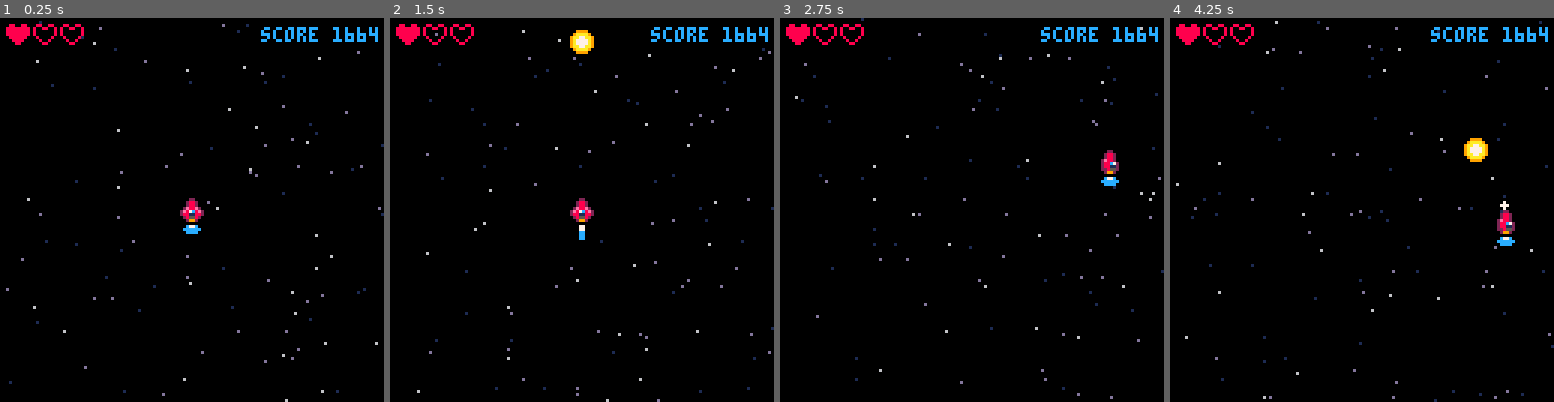
Above: before the commit, frames 1-4 (left to right).
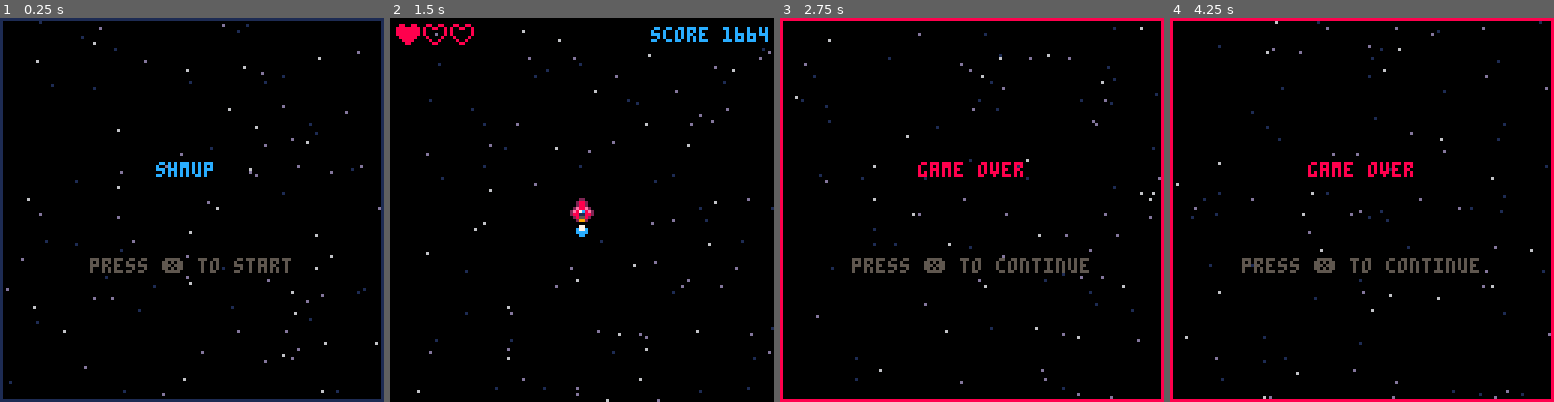
Above: after the commit, the same moments.

Repository: salty-max/shmup
Game: PICO-8 cartridge shmup.p8
Same seed, same stepped clock (60 frames per second), same inputs: the game is played once before the commit and once after it.
Inputs:
- Up to frame 1 (0.25 s): no input
- Up to frame 2 (1.5 s): tap X (X key) at 0.33, 1.07 s; tap O (Z key) at 0.7 s
- Up to frame 3 (2.75 s): hold Right 1.6-2.1 s; tap O (Z key) at 1.7, 2.1, 2.5 s; tap X (X key) at 1.85 s; hold Up 2.15-2.42 s; hold Right from 2.47 s (still down)
- Up to frame 4 (4.25 s): tap O (Z key) every 0.4 s from 2.9 to 4.1 s; tap X (X key) at 2.97, 4.08 s; release Right at 3.03 s; hold Left 3.08-3.58 s; hold Down 3.63-3.97 s; hold Right from 4.02 s (still down)

The runs differ from the first frame. In frame 1, 5.6% of the frame differs, in the area x 0-100%, y 0-100%; in frame 2, 0.4%; in frame 3, 5.9%; in frame 4, 6.3%.

Commit message:
game states

Diff:
--- a/shmup.p8
+++ b/shmup.p8
@@ -2,6 +2,16 @@
 version 33
 __lua__
 function _init()
+	mode = "start"
+	blinkt = 1
+
+	stars = {}
+	init_starfield()
+end
+
+function start_game()
+	mode = "game"
+
 	shipx = 60
 	shipy = 60
 	shipvx = 0
@@ -20,107 +30,33 @@
 	score = 1664
 	maxlives = 3
 	lives = 1
-
-	stars = {}
-
-	init_starfield()
 end
 
 function _update()
-	shipvx = 0
-	shipvy = 0
-	shipspr = 2
-
-	if btn(0) then
-		shipvx = -shipspd
-		shipspr = 1
-	end
-
-	if btn(1) then
-		shipvx = shipspd
-		shipspr = 3
-	end
-
-	if btn(2) then
-		shipvy = -shipspd
-	end
-
-	if btn(3) then
-		shipvy = shipspd
-	end
-
-	-- shoot
-	if btnp(5) then
-		sfx(0)
-		bullx = shipx
-		bully = shipy - 4
-		muzzle = 6
-	end
-
-	shipx += shipvx
-	shipy += shipvy
-
-	bully -= bullspd
-
-	-- animate engine
-	flamespr += 1
-
-	if flamespr > 9 then
-		flamespr = 5
-	end
-
-	-- muzzle flash
-	if muzzle > 0 then
-		muzzle-=1
-	end
-
-	-- stars animation
-	update_starfield()
-
-	if shipx > 127 then
-		shipx = -7
-	end
-
-	if shipx < -7 then
-		shipx = 127
-	end
-
-	if shipy < -7 then
-		shipy = 127
-	end
-
-	if shipy > 127 then
-		shipy = -7
+	blinkt += 1
+
+	if mode == "game" then
+		update_game()
+	elseif mode == "start" then
+		update_start()
+	else
+		update_gameover()
 	end
 end
 
 function _draw()
 	cls(0)
-
-	draw_starfield()
-
-	spr(shipspr, shipx, shipy)
-	spr(flamespr, shipx, shipy + 8)
-
-	spr(16, bullx, bully)
-	if muzzle > 0 then
-		circfill(shipx + 3, shipy - 2, muzzle, 7)
-	end
-
-	local heartspr = 14
-	for i = 1, maxlives do
-		if lives < i then
-			heartspr = 13
-		end
-		spr(heartspr, i * 9 - 7, 2)
-	end
-
-	local scoretext = "score "..score
-	print(scoretext, 127 - (#scoretext * 4), 3, 12)
+	if mode == "game" then
+		draw_game()
+	elseif mode == "start" then
+		draw_start()
+	else
+		draw_gameover()
+	end
 end
 
 -->8
--- starfield
+-- tools
 
 function create_star(x, y, spd, c)
 	local s = {
@@ -159,6 +95,147 @@
 			del(stars, star)
 			create_star(flr(rnd(128)), 0, rnd(1.5) + 0.5)
 		end
+	end
+end
+
+function blink()
+	local ct = {5, 5, 5, 5, 5, 5, 5, 5, 5, 5, 5, 5, 5, 5, 6, 6, 7, 7, 6, 6}
+	if blinkt > #ct then
+		blinkt = 1
+	end
+	return ct[blinkt]
+end
+
+-->8
+-- update
+function update_game()
+	shipvx = 0
+	shipvy = 0
+	shipspr = 2
+
+	if btn(0) then
+		shipvx = -shipspd
+		shipspr = 1
+	end
+
+	if btn(1) then
+		shipvx = shipspd
+		shipspr = 3
+	end
+
+	if btn(2) then
+		shipvy = -shipspd
+	end
+
+	if btn(3) then
+		shipvy = shipspd
+	end
+
+	if btnp(4) then
+		mode = "gameover"
+	end
+
+	-- shoot
+	if btnp(5) then
+		sfx(0)
+		bullx = shipx
+		bully = shipy - 4
+		muzzle = 6
+	end
+
+	shipx += shipvx
+	shipy += shipvy
+
+	bully -= bullspd
+
+	-- animate engine
+	flamespr += 1
+
+	if flamespr > 9 then
+		flamespr = 5
+	end
+
+	-- muzzle flash
+	if muzzle > 0 then
+		muzzle -= 1
+	end
+
+	-- stars animation
+	update_starfield()
+
+	if shipx > 127 then
+		shipx = -7
+	end
+
+	if shipx < -7 then
+		shipx = 127
+	end
+
+	if shipy < -7 then
+		shipy = 127
+	end
+
+	if shipy > 127 then
+		shipy = -7
+	end
+end
+
+function update_start()
+	if btnp(5) then
+		start_game()
+	end
+
+	update_starfield()
+end
+
+function update_gameover()
+	if btnp(5) then
+		start_game()
+	end
+
+	update_starfield()
+end
+
+-->8
+-- draw
+function draw_game()
+	draw_starfield()
+
+	spr(shipspr, shipx, shipy)
+	spr(flamespr, shipx, shipy + 8)
+
+	spr(16, bullx, bully)
+	if muzzle > 0 then
+		circfill(shipx + 3, shipy - 2, muzzle, 7)
+	end
+
+	draw_ui()
+
+	local scoretext = "score "..score
+	print(scoretext, 127 - (#scoretext * 4), 3, 12)
+end
+
+function draw_start()
+	draw_starfield()
+	rect(0, 0, 127, 127, 1)
+	print("shmup", 52, 48, 12)
+	print("press ❎ to start", 30, 80, blink())
+end
+
+function draw_gameover()
+	draw_starfield()
+	rect(0, 0, 127, 127, 8)
+	print("game over", 46, 48, 8)
+	print("press ❎ to continue", 24, 80, blink())
+end
+
+function draw_ui()
+	local heartspr = 14
+	for i = 1, maxlives do
+		if lives < i then
+			heartspr = 13
+		end
+		spr(heartspr, i * 9 - 7, 2)
 	end
 end
 
